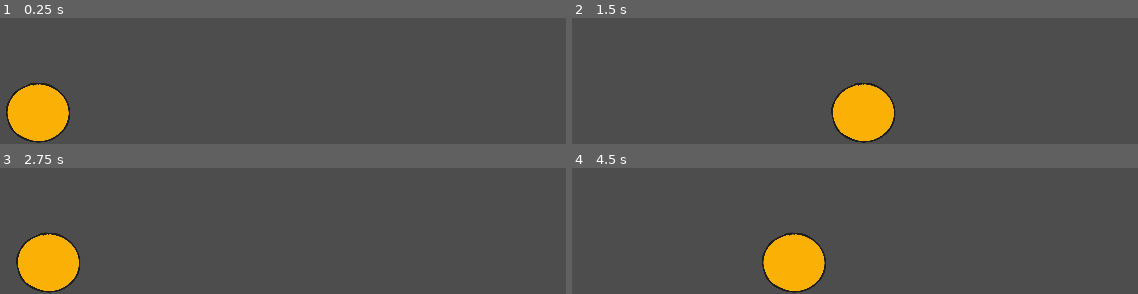
Above: before the commit, frames 1-4 (two rows, left to right).
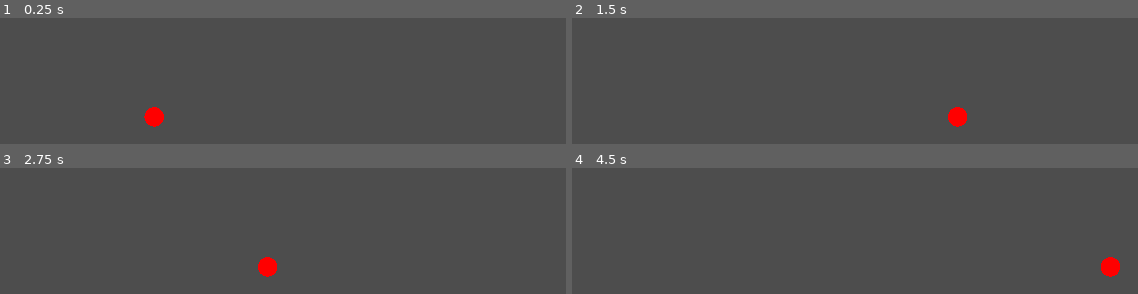
Above: after the commit, the same moments.

Repository: 0x42697262/Danmaku-Deconstruction
Game: Godot game, scene res://scenes/main_game.tscn
Two runs of this game, one before a commit and one after it. Both use one fixed random seed, a clock stepped at 60 frames per second and the inputs below. This scene is started directly instead of the project's main scene.
Inputs:
- Up to frame 1 (0.25 s): no input
- Up to frame 2 (1.5 s): tap Enter (ui_accept) at 0.5, 0.77 s; hold Z (move_dash) 0.53-1.28 s; hold Right (move_right) from 0.53 s (still down); tap Shift (move_focus) at 1.35 s
- Up to frame 3 (2.75 s): tap Enter (ui_accept) at 1.52 s; release Right (move_right) at 2.03 s; hold Left (move_left) from 2.03 s (still down); hold Z (move_dash) from 2.03 s (still down)
- Up to frame 4 (4.5 s): release Left (move_left) at 2.78 s; release Z (move_dash) at 2.78 s; hold Right (move_right) 2.78-4.28 s; tap Shift (move_focus) at 2.85, 4.35 s; tap Enter (ui_accept) at 3.02, 3.77 s; hold Z (move_dash) 3.53-4.28 s; hold Left (move_left) from 4.28 s (still down)

The runs differ from the first frame. In frame 1, 4.7% of the frame differs, in the area x 1-29%, y 51-100%; in frame 2, 4.6%; in frame 3, 4.7%; in frame 4, 4.7%, in the area x 33-97%, y 50-100%.

Commit message:
Update player.tscn

Diff:
--- a/scenes/player.tscn
+++ b/scenes/player.tscn
@@ -1,17 +1,7 @@
-[gd_scene load_steps=4 format=3 uid="uid://c6uvii5t4lp0p"]
+[gd_scene load_steps=2 format=3 uid="uid://c6uvii5t4lp0p"]
 
-[ext_resource type="Script" path="res://scenes/player.gd" id="1_vuuu2"]
-[ext_resource type="Texture2D" uid="uid://bp7dikct7duer" path="res://assets/Characters/orange_character.png" id="2_j8ak3"]
+[ext_resource type="Script" path="res://scripts/player.gd" id="1_w2v2q"]
 
-[sub_resource type="CircleShape2D" id="CircleShape2D_apbvq"]
-radius = 45.0111
-
-[node name="player" type="CharacterBody2D"]
-script = ExtResource("1_vuuu2")
-
-[node name="Sprite2D" type="Sprite2D" parent="."]
-scale = Vector2(0.25, 0.25)
-texture = ExtResource("2_j8ak3")
-
-[node name="CollisionShape2D" type="CollisionShape2D" parent="."]
-shape = SubResource("CircleShape2D_apbvq")
+[node name="player" type="Area2D"]
+position = Vector2(216, 186)
+script = ExtResource("1_w2v2q")
